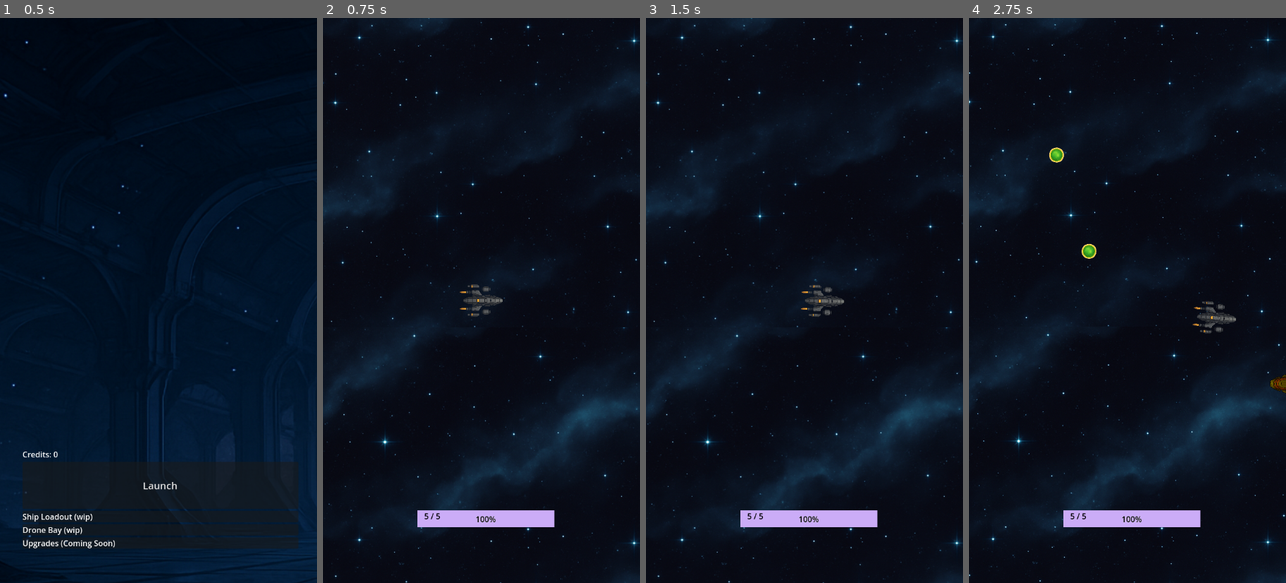
Above: before the commit, frames 1-4 (left to right).
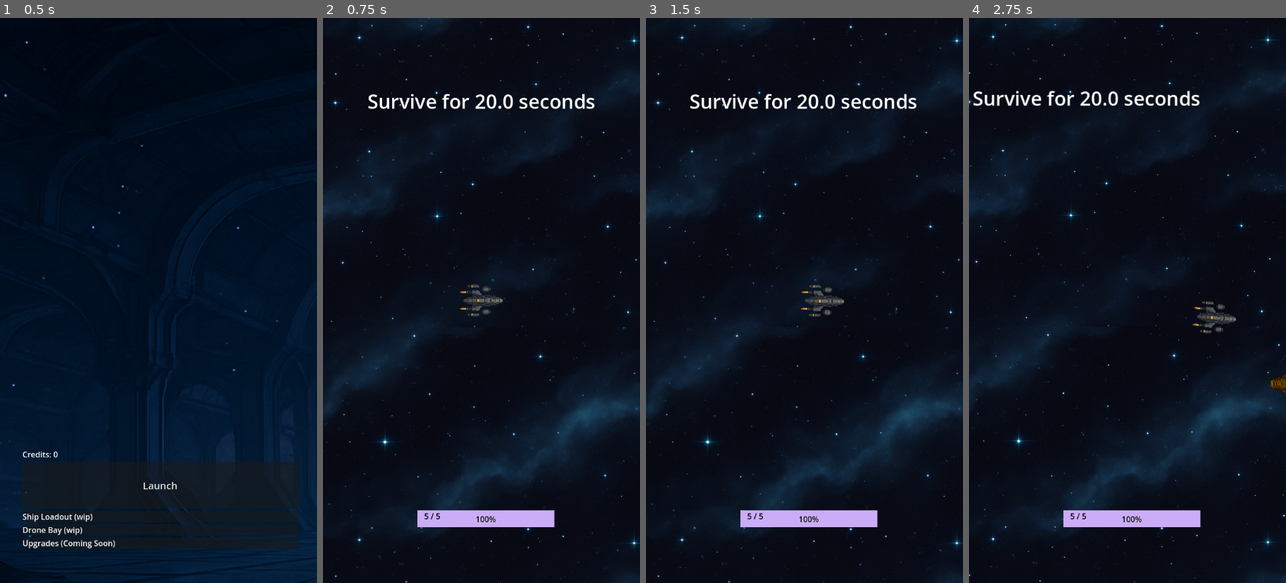
Above: after the commit, the same moments.

Repository: samjhill/echo-sector
Game: Godot game, scene res://hangar.tscn
Same seed, same stepped clock (60 frames per second), same inputs: the game is played once before the commit and once after it.
Inputs (mouse positions are in pixels of both pictures, inside the frame that each line leads up to):
- Up to frame 1 (0.5 s): no input
- Up to frame 2 (0.75 s): click "Launch" at 0.5 s
- Up to frame 3 (1.5 s): tap Enter at 1.25 s; move the mouse to (874, 272) at 1.27 s; hold Right (ui_right) from 1.28 s (still down); click (874, 272) at 1.42 s
- Up to frame 4 (2.75 s): move the mouse to (1064, 328) at 2.02 s; release Right (ui_right) at 2.03 s; hold Down (ui_down) from 2.03 s (still down)

Frame 1 is identical in both runs. In frame 2, 0.8% of the frame differs, in the area x 14-86%, y 13-17%; in frame 3, 0.8%; in frame 4, 1.0%, in the area x 1-73%, y 12-43%.

Commit message:
add explanatory label

Diff:
--- a/abyss_manager.gd
+++ b/abyss_manager.gd
@@ -1,6 +1,6 @@
 extends Node
 
-@export var duration: float = 5.0
+@export var duration: float = 20.0
 @export var exit_gate_scene: PackedScene
 @export var player: NodePath
 var time_elapsed := 0.0
@@ -10,6 +10,11 @@
 	time_elapsed = 0.0
 	running = true
 	print("Abyssal zone started.")
+	$GameIntroLabel.text = "Survive for " + str(duration) + " seconds"
+	$HideLabelTimer.start()
+
+func _on_HideLabelTimer_timeout():
+	$GameIntroLabel.visible = false
 
 func _process(delta):
 	if not running:
--- a/enemy.gd
+++ b/enemy.gd
@@ -5,7 +5,7 @@
 @export var color: Color = Color.RED
 @onready var sprite := $Sprite2D
 @export var damage_number_scene: PackedScene
-@export var fire_interval := 1
+@export var fire_interval := 5
 @export var projectile_scene: PackedScene
 
 var fire_timer := 0.0
--- a/node_2d.tscn
+++ b/node_2d.tscn
@@ -27,6 +27,19 @@
 [node name="AbyssManager" type="Node" parent="."]
 script = ExtResource("5_q6r6c")
 exit_gate_scene = ExtResource("6_kdubu")
+
+[node name="GameIntroLabel" type="Label" parent="AbyssManager"]
+offset_left = -123.0
+offset_top = 66.0
+offset_right = 524.0
+offset_bottom = 137.0
+theme_override_font_sizes/font_size = 40
+text = "Survive for 30 seconds"
+horizontal_alignment = 1
+
+[node name="HideLabelTimer" type="Timer" parent="AbyssManager"]
+wait_time = 3.0
+one_shot = true
 
 [node name="ParallaxBackground" type="ParallaxBackground" parent="."]
 
@@ -71,3 +84,5 @@
 offset_bottom = 34.0
 theme_override_colors/font_color = Color(0, 0, 0, 1)
 theme_override_colors/font_outline_color = Color(0, 0, 0, 1)
+
+[connection signal="timeout" from="AbyssManager/HideLabelTimer" to="AbyssManager" method="_on_HideLabelTimer_timeout"]
Not shown, changed: index.html
Not shown, changed: index.pck
